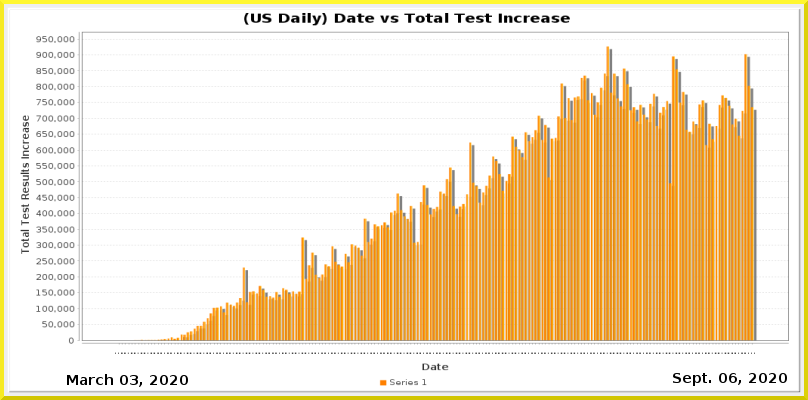
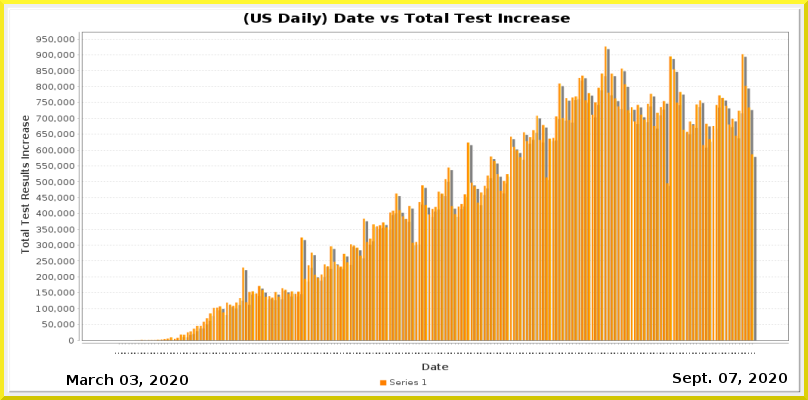
Layered file, before and after one edit (808×400). Changes by layer:
painted on "Current Date" over [729, 373, 737, 383]
painted on "Date_vs_TestIncrease.png" over [134, 46, 757, 354]
